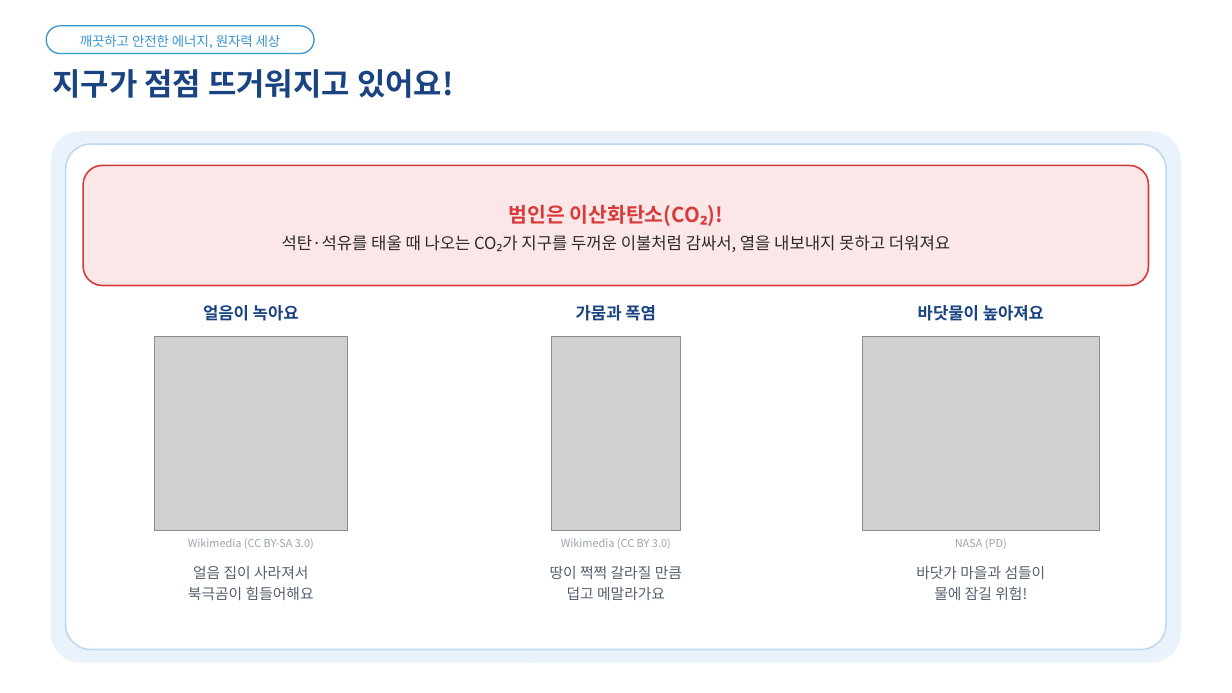
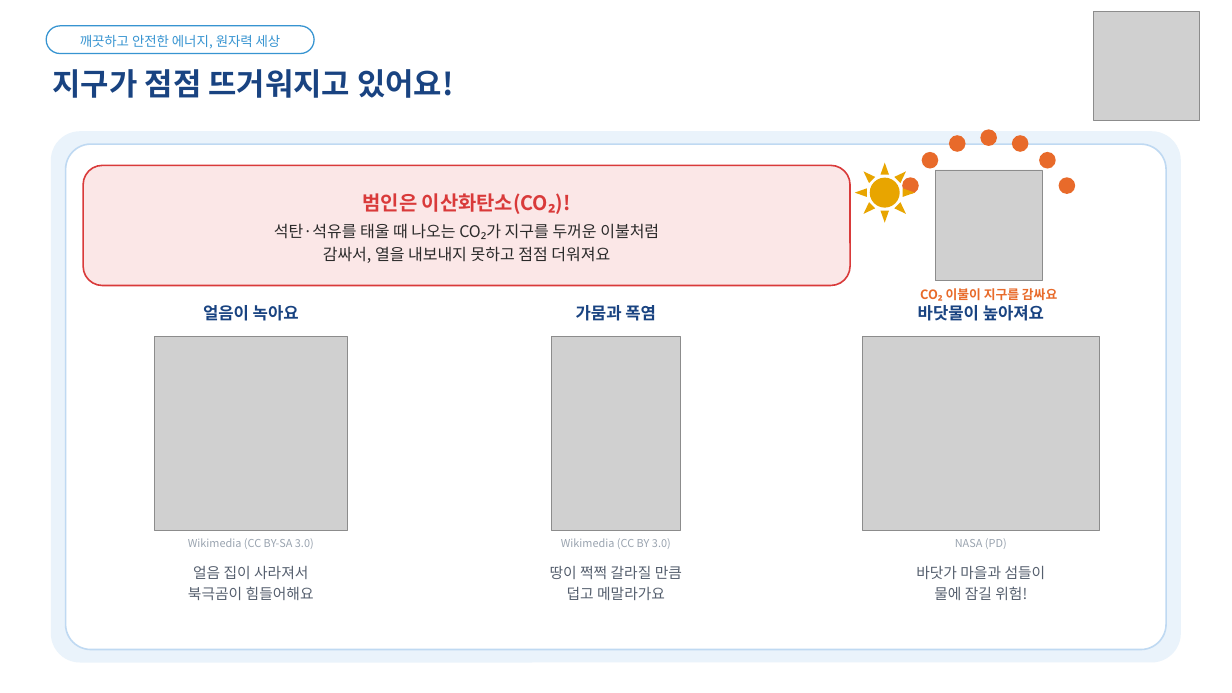
Before and after one commit to parksang-jun/ecture-materials, a slide deck: slide 4 of 강의자료/원자력과 탄소중립_표준양식.pptx. Drawn at 1232x693 pixels with LibreOffice and Linux fonts; fonts in the diff are those of the drawing; grey boxes stand for pictures. Boxes give left, top, right and bottom in pixels: in the first picture for what was removed or moved away, otherwise in the second. Text is boxed around its words. In the diff, an @@ line names an element or a change of style, - is before the commit and + after.

```diff
--- a/강의자료/원자력과 탄소중립_표준양식.pptx
+++ b/강의자료/원자력과 탄소중립_표준양식.pptx
@@ picture added at (1094, 11, 1201, 120) @@
@@ ellipse added at (949, 135, 966, 152), fill #E86A2A @@
@@ ellipse added at (981, 129, 997, 146), fill #E86A2A @@
@@ ellipse added at (1012, 135, 1029, 152), fill #E86A2A @@
@@ rounded rectangle "범인은 이산화탄소(CO₂)!": place and size @@
-rounded rectangle "범인은 이산화탄소(CO₂)!" at (83, 165, 1149, 286)
+rounded rectangle "범인은 이산화탄소(CO₂)!" at (83, 165, 850, 286)
@@ sun added at (855, 163, 915, 223), fill #E8A500 @@
@@ ellipse added at (902, 177, 919, 194), fill #E86A2A @@
@@ ellipse added at (921, 152, 938, 168), fill #E86A2A @@
@@ picture added at (935, 170, 1043, 281) @@
@@ ellipse added at (1040, 152, 1056, 168), fill #E86A2A @@
@@ ellipse added at (1059, 177, 1076, 194), fill #E86A2A @@
@@ text in rounded rectangle at (362, 193, 548, 214): size 16 to 15.5 pt in "범인은 이산화탄소(CO₂)!" @@
@@ text in rounded rectangle at (274, 223, 659, 263): text changed; size 13 to 12.5 pt @@
-석탄·석유를 태울 때 나오는 CO₂가 지구를 두꺼운 이불처럼 감싸서, 열을 내보내지 못하고 더워져요
+석탄·석유를 태울 때 나오는 CO₂가 지구를 두꺼운 이불처럼
+감싸서, 열을 내보내지 못하고 점점 더워져요
@@ text added at (946, 288, 1057, 300), 10 pt, text #E86A2A, bold @@
+CO₂ 이불이 지구를 감싸요
```
Also in this commit, not shown: 34 other slides changed, 1 slide added, 2 other files.
